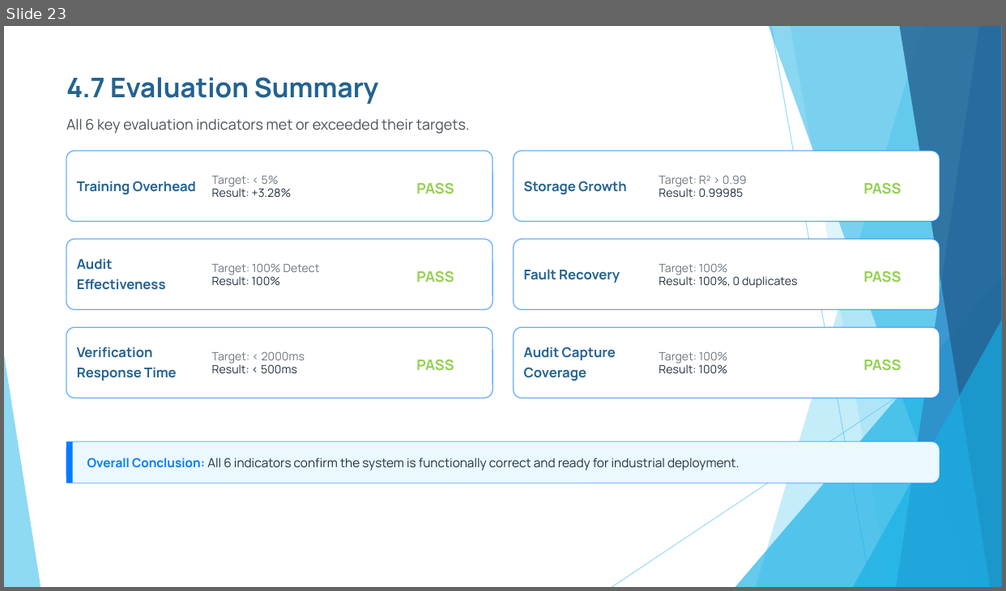
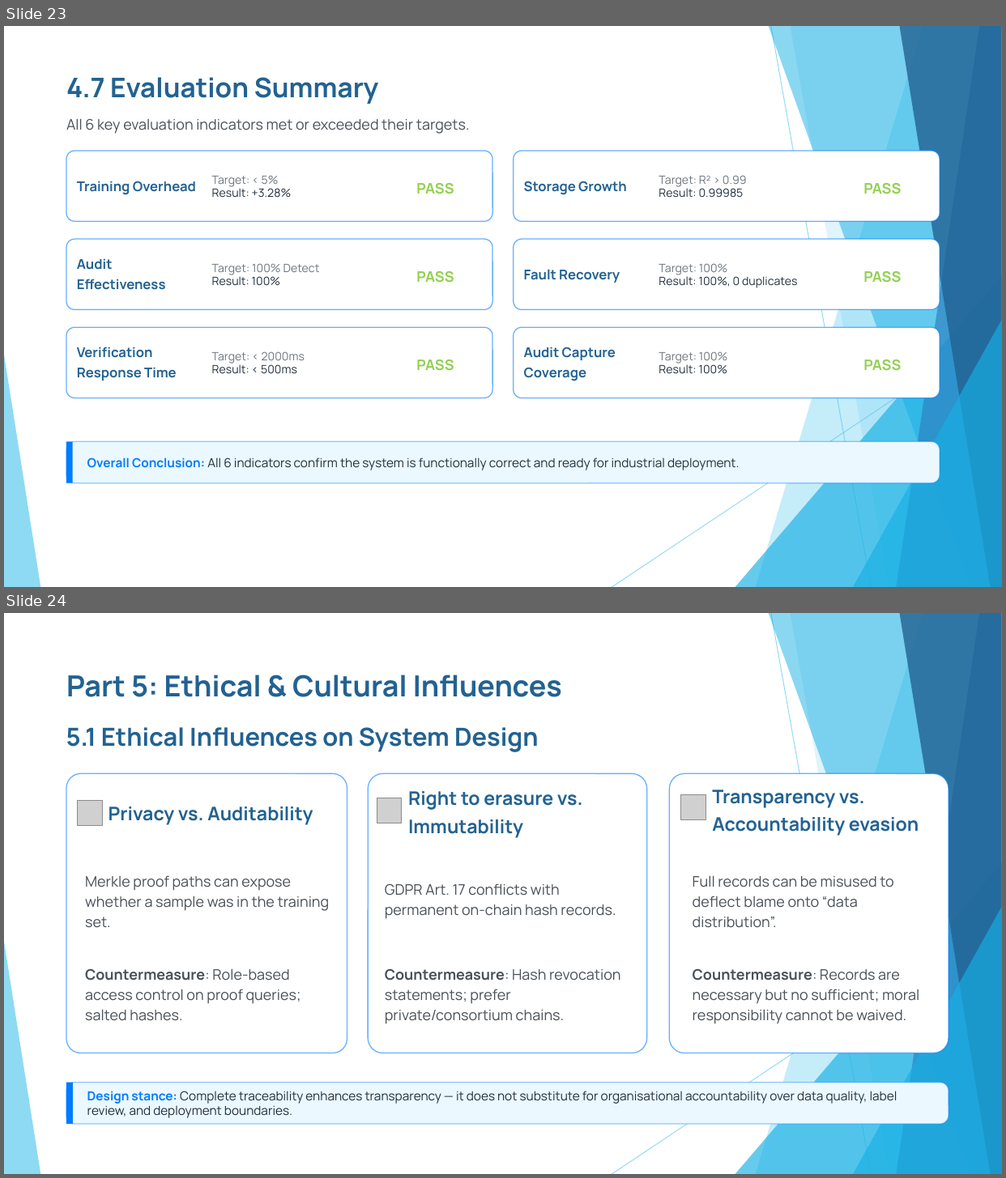
Before and after one commit to xinyuanhu1066/capstone-project, a slide deck: docs/Assessment_3_Presentation.pptx. Shown one above the other, each under a label of ours: slide 23 before the commit, slides 23 and 24 after it. The pictures are 1006x591 and 1006x1178 pixels, drawn with LibreOffice and Linux fonts; fonts in the diff are those of the drawing; grey boxes stand for pictures. Boxes give left, top, right and bottom in pixels: in the first picture for what was removed or moved away, otherwise in the second. Text is boxed around its words. In the diff, an @@ line names an element or a change of style, - is before the commit and + after.

Commit message:
docs: assessment 3: add part 5 and 6 slides for presentation

```diff
--- a/docs/Assessment_3_Presentation.pptx
+++ b/docs/Assessment_3_Presentation.pptx
@@ slide 24 added at <box>4,613,1002,1174</box>, background #FFFFFF; not listed: 10 template elements that a slide beside it also shows @@
@@ text added at <box>66,675,562,697</box>, 28 pt, text #226292, bold @@
+Part 5: Ethical & Cultural Influences
@@ text added at <box>66,727,539,752</box>, 24 pt, text #226292, bold @@
+5.1 Ethical Influences on System Design
@@ rounded rectangle added at <box>66,774,347,1054</box>, fill #FFFFFF, outline #007BFF 1 pt @@
@@ rounded rectangle added at <box>368,774,647,1054</box>, fill #FFFFFF, outline #007BFF 1 pt @@
@@ rounded rectangle added at <box>670,774,948,1054</box>, fill #FFFFFF, outline #007BFF 1 pt @@
@@ picture added at <box>78,801,102,825</box> @@
@@ text added at <box>108,807,313,825</box>, 18 pt, text #226292, bold @@
+Privacy vs. Auditability
@@ picture added at <box>377,798,402,824</box> @@
@@ text added at <box>408,791,583,838</box>, 18 pt, text #226292, bold @@
+Right to erasure vs. Immutability
@@ picture added at <box>681,795,706,820</box> @@
@@ text added at <box>712,790,918,836</box>, 18 pt, text #226292, bold @@
+Transparency vs. Accountability evasion
@@ text added at <box>85,876,330,927</box>, 14 pt, text #495057 @@
+Merkle proof paths can expose whether a sample was in the training set.
@@ text added at <box>692,876,893,928</box>, 14 pt, text #495057 @@
+Full records can be misused to deflect blame onto “data distribution”.
@@ text added at <box>385,884,616,919</box>, 14 pt, text #495057 @@
+GDPR Art. 17 conflicts with permanent on-chain hash records.
@@ text added at <box>85,969,301,1021</box>, 14 pt, text #495057 @@
+Countermeasure: Role-based access control on proof queries; salted hashes.
@@ text added at <box>385,969,621,1024</box>, 14 pt, text #495057 @@
+Countermeasure: Hash revocation statements; prefer private/consortium chains.
@@ text added at <box>692,969,919,1024</box>, 14 pt, text #495057 @@
+Countermeasure: Records are necessary but no sufficient; moral responsibility cannot be waived.
@@ rounded rectangle added at <box>66,1082,948,1124</box>, fill #EBF8FF, outline #007BFF 1 pt @@
@@ rounded rectangle added at <box>66,1082,72,1124</box>, fill #007BFF @@
@@ text added at <box>87,1091,897,1118</box>, 12 pt, text #212F3D @@
+Design stance: Complete traceability enhances transparency — it does not substitute for organisational accountability over data quality, label review, and deployment boundaries.
```
Also in this commit, not shown: 3 other slides added.
